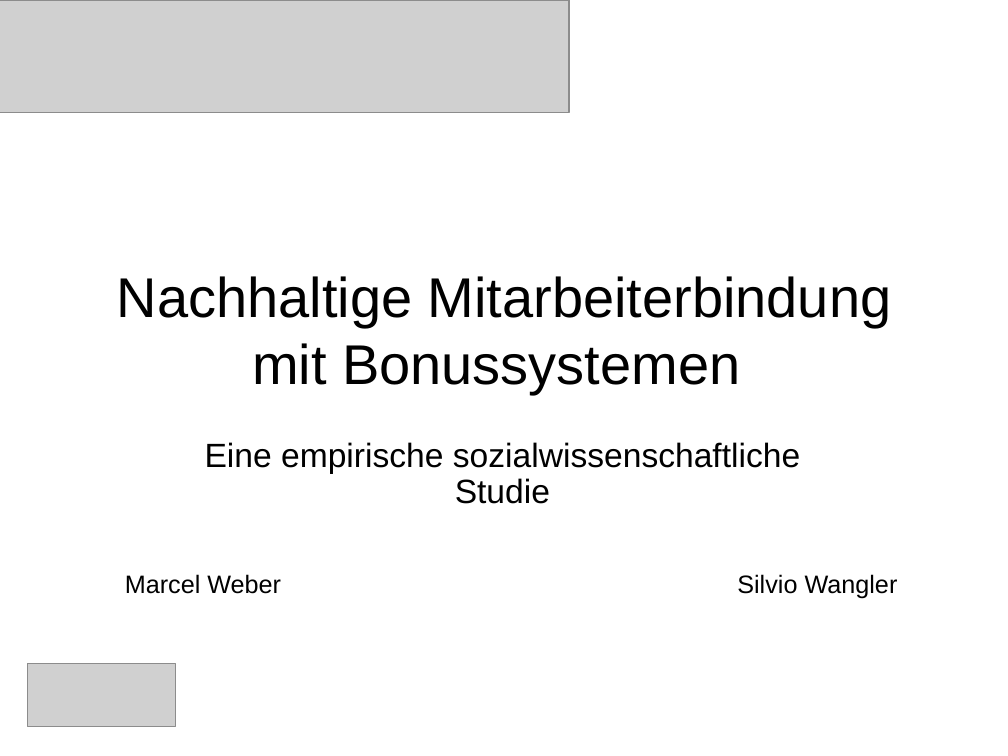
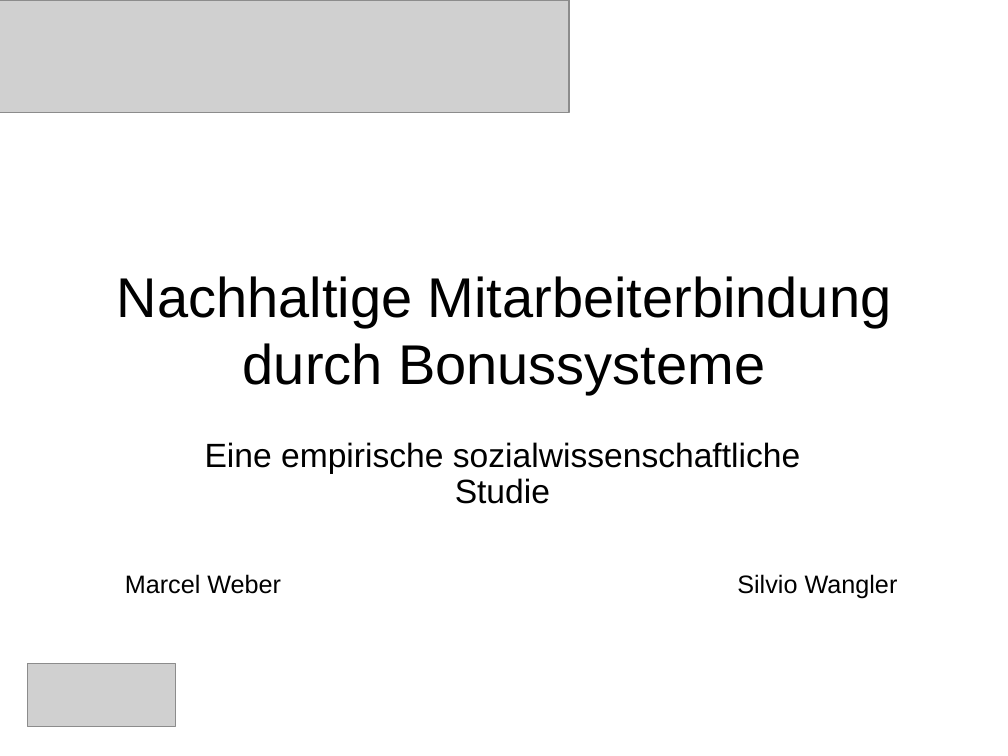
Before and after one commit to saw303/masterstudy, a slide deck: slide 1 of disposition/Präsentation.ppt. Drawn at 1008x756 pixels with LibreOffice and Linux fonts; fonts in the diff are those of the drawing; grey boxes stand for pictures. Boxes give left, top, right and bottom in pixels: in the first picture for what was removed or moved away, otherwise in the second. Text is boxed around its words. In the diff, an @@ line names an element or a change of style, - is before the commit and + after.

```diff
--- a/disposition/Präsentation.ppt
+++ b/disposition/Präsentation.ppt
@@ title at (117,276,891,394): text changed @@
-Nachhaltige Mitarbeiterbindung mit Bonussystemen
+Nachhaltige Mitarbeiterbindung durch Bonussysteme
```
Also in this commit, not shown: 9 other slides changed, 8 slides added, 5 slides removed, 1 other file.
